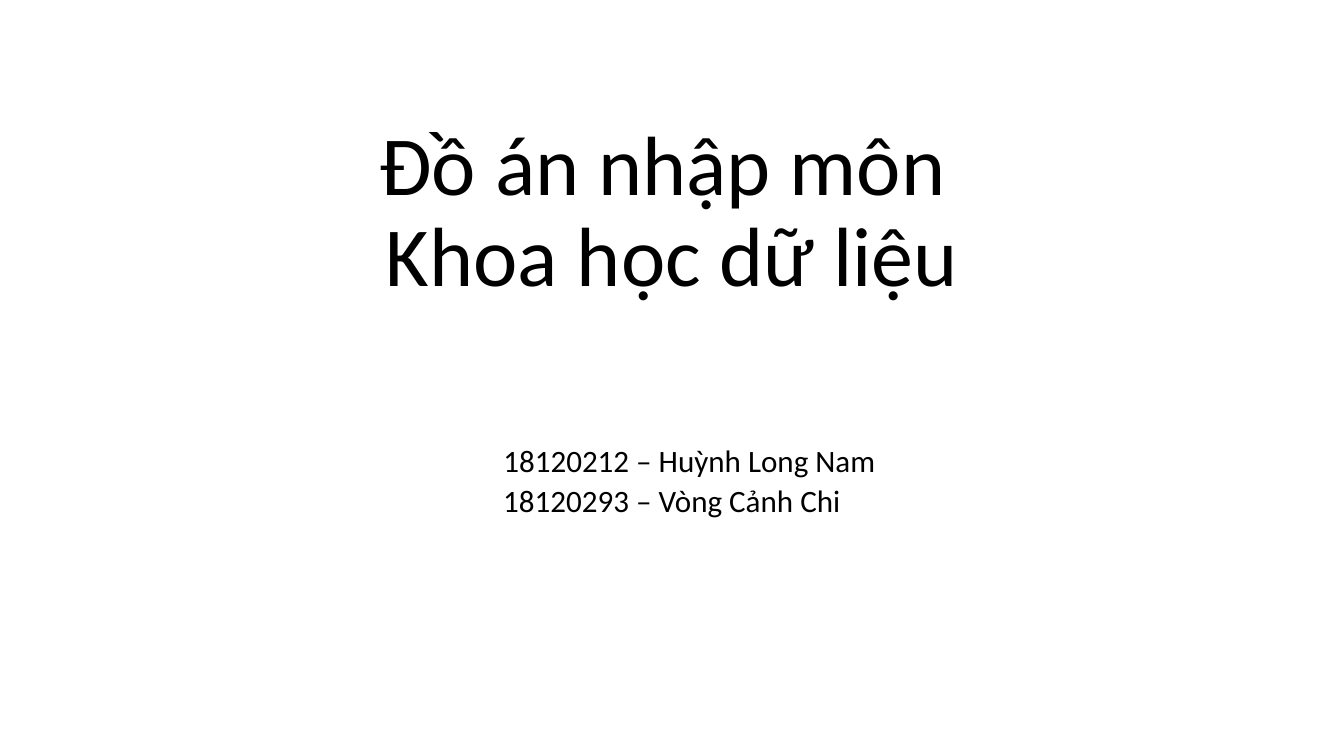
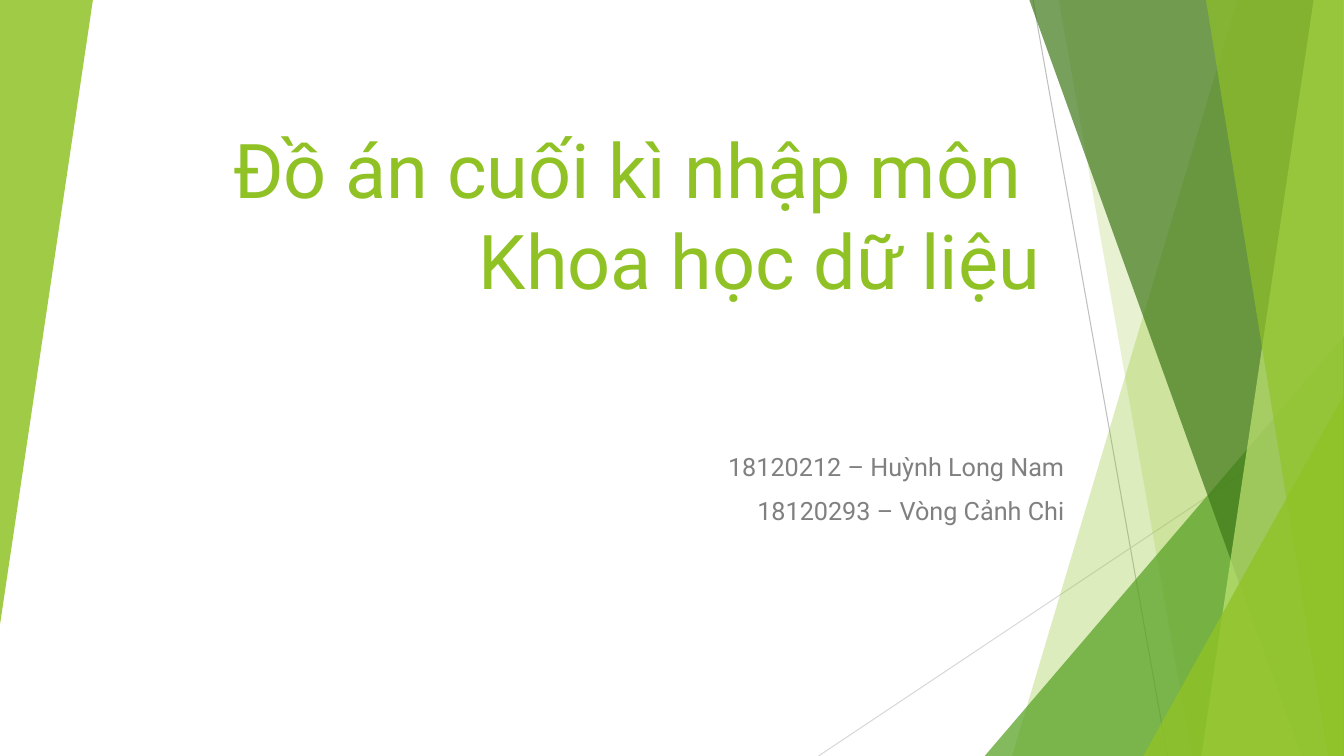
Before and after one commit to JustKidding2K/Data-science-Final-project, a slide deck: slide 1 of Slide.pptx. Drawn at 1344x756 pixels with LibreOffice and Linux fonts; fonts in the diff are those of the drawing. Boxes give left, top, right and bottom in pixels: in the first picture for what was removed or moved away, otherwise in the second. Text is boxed around its words. In the diff, an @@ line names an element or a change of style, - is before the commit and + after.

```diff
--- a/Slide.pptx
+++ b/Slide.pptx
@@ group added at (0, 0, 1344, 756): 5 freeform shapes, 3 triangles, 2 lines @@
@@ title at (233, 136, 1039, 302): text changed; size 60 to 54 pt; font Calibri to Roboto; text colour #000000 to #90C226 @@
-Đồ án nhập môn
-Khoa học dữ liệu
+Đồ án cuối kì nhập môn
+Khoa học dữ liệu
@@ subtitle "18120212 – Huỳnh Long Nam" at (728, 457, 1064, 525): size 22.2 to 18 pt, font Calibri to Roboto, text colour #000000 to #808080; alignment centre to right; line spacing 0.7 to 1 @@
```
Also in this commit, not shown: 18 other slides changed, 6 slides added, 1 slide removed, 1 other file.
